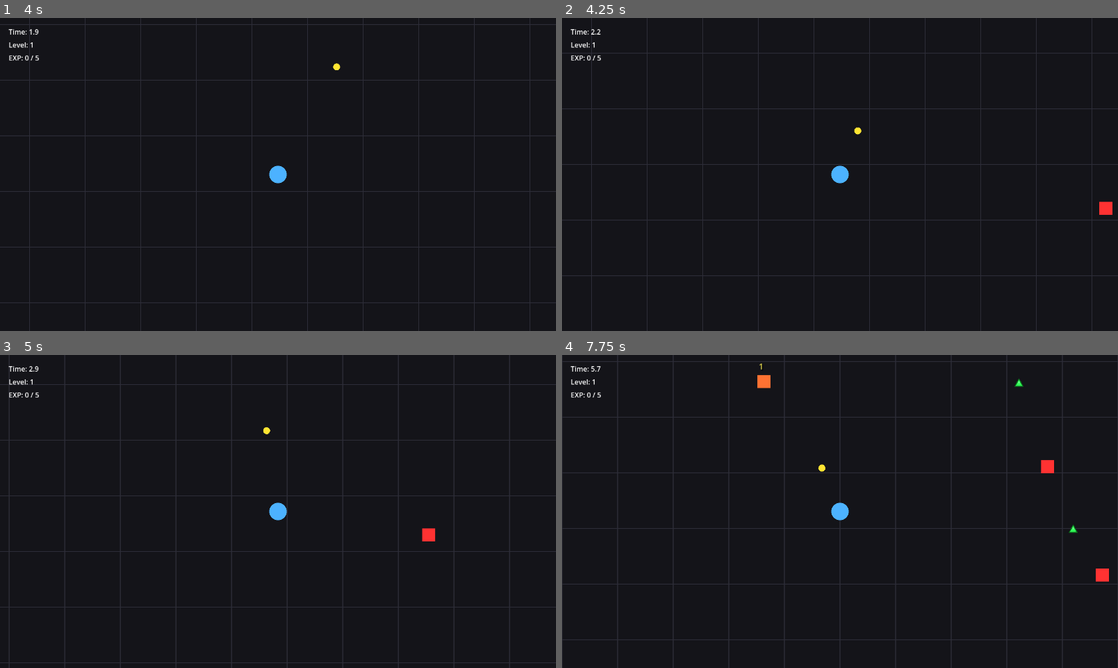
Above: before the commit, frames 1-4 (two rows, left to right).
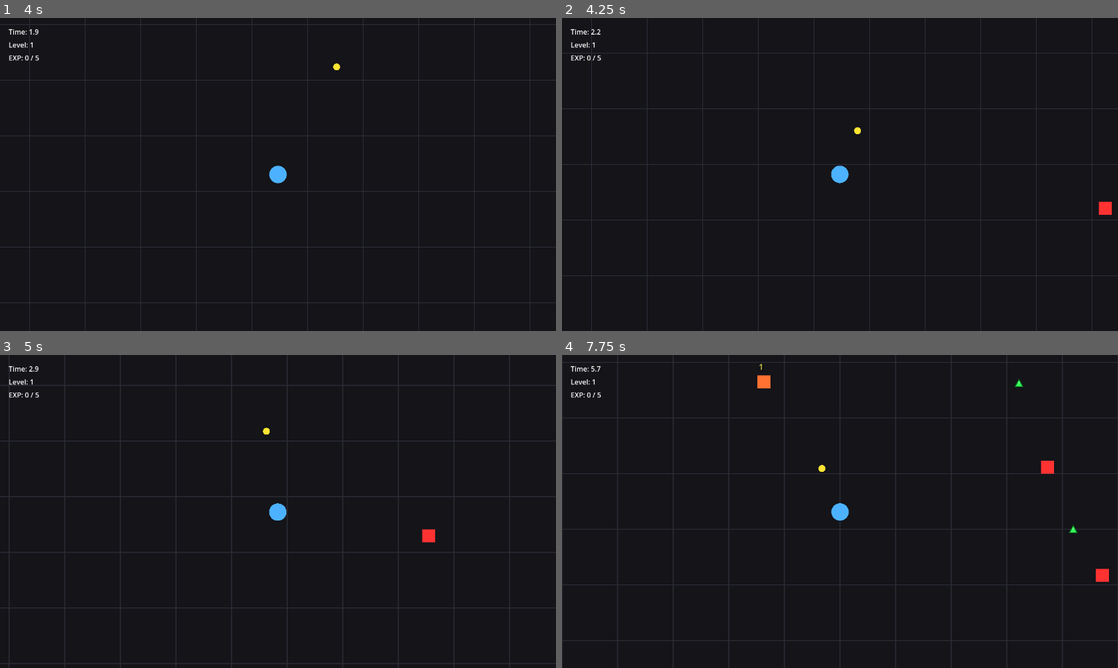
Above: after the commit, the same moments.

Repository: EthanAGi/CircleSurvivor
Game: Godot game, scene res://scenes/main_menu.tscn
The game is run twice, just before and just after one commit, with the same random seed, the same clock (stepped at 60 frames per second) and the same inputs.
Inputs (mouse positions are in pixels of both pictures, inside the frame that each line leads up to):
- Up to frame 1 (4 s): click "Start" at 0.5 s; click "Test Character" at 1.25 s; click "Test Level" at 2 s; tap Enter (ui_accept) at 2.75, 3.02, 3.77 s; move the mouse to (400, 158) at 2.77 s; hold D (move_right) 2.78-3.53 s; move the mouse to (166, 190) at 3.52 s; hold S (move_down) from 3.53 s (still down)
- Up to frame 2 (4.25 s): keep holding S (move_down)
- Up to frame 3 (5 s): move the mouse to (333, 442) at 4.27 s; release S (move_down) at 4.28 s; hold D (move_right) from 4.28 s (still down)
- Up to frame 4 (7.75 s): move the mouse to (812, 574) at 5.02 s; release D (move_right) at 5.03 s; hold W (move_up) 5.03-5.78 s; tap Enter (ui_accept) at 5.27, 6.02, 6.77 s; move the mouse to (1006, 558) at 5.77 s; hold A (move_left) 5.78-7.28 s; move the mouse to (673, 464) at 6.52 s; move the mouse to (867, 511) at 7.27 s; hold S (move_down) from 7.28 s (still down)

Frame 1 is identical in both runs. In frame 2, less than 0.1% of the frame differs, in the area x 48-99%, y 34-63%; in frame 3, 2.6%; in frame 4, 2.7%, in the area x 0-100%, y 2-92%.

Commit message:
Add: Damage Screen Shake

Diff:
--- a/scenes/main.tscn
+++ b/scenes/main.tscn
@@ -3,6 +3,7 @@
 [ext_resource type="Script" uid="uid://dvudxyetgarfa" path="res://scripts/main.gd" id="1_0wfyh"]
 [ext_resource type="PackedScene" uid="uid://b84lyk3gw17kb" path="res://scenes/player.tscn" id="2_sugp2"]
 [ext_resource type="Shader" uid="uid://h0ks6fjdrmfh" path="res://shaders/pause_blur.gdshader" id="3_sugp2"]
+[ext_resource type="Script" uid="uid://vt8j7pfqbr1e" path="res://scripts/camera_shake.gd" id="4_jyhfs"]
 
 [sub_resource type="ShaderMaterial" id="ShaderMaterial_jyhfs"]
 shader = ExtResource("3_sugp2")
@@ -14,6 +15,10 @@
 
 [node name="Player" parent="." unique_id=94823281 instance=ExtResource("2_sugp2")]
 position = Vector2(640, 360)
+
+[node name="Camera2D" type="Camera2D" parent="Player" unique_id=1939556410]
+position = Vector2(-640, -360)
+script = ExtResource("4_jyhfs")
 
 [node name="SpawnTimer" type="Timer" parent="." unique_id=501257312]
 autostart = true
--- /dev/null
+++ b/scripts/camera_shake.gd
@@ -0,0 +1,55 @@
+# res://scripts/camera_shake.gd
+extends Camera2D
+
+var shake_strength: float = 0.0
+var shake_fade: float = 18.0
+
+func _ready() -> void:
+	process_mode = Node.PROCESS_MODE_ALWAYS
+
+	enabled = true
+	make_current()
+
+	position = Vector2.ZERO
+	offset = Vector2.ZERO
+	zoom = Vector2.ONE
+	rotation = 0.0
+
+	limit_enabled = false
+	limit_left = -10000000
+	limit_top = -10000000
+	limit_right = 10000000
+	limit_bottom = 10000000
+
+	drag_horizontal_enabled = false
+	drag_vertical_enabled = false
+	drag_horizontal_offset = 0.0
+	drag_vertical_offset = 0.0
+	drag_left_margin = 0.0
+	drag_top_margin = 0.0
+	drag_right_margin = 0.0
+	drag_bottom_margin = 0.0
+
+	position_smoothing_enabled = false
+	rotation_smoothing_enabled = false
+
+func _process(delta: float) -> void:
+	position = Vector2.ZERO
+
+	if shake_strength > 0.05:
+		offset = Vector2(
+			randf_range(-shake_strength, shake_strength),
+			randf_range(-shake_strength, shake_strength)
+		)
+
+		shake_strength = move_toward(
+			shake_strength,
+			0.0,
+			shake_fade * delta
+		)
+	else:
+		shake_strength = 0.0
+		offset = Vector2.ZERO
+
+func shake(amount: float) -> void:
+	shake_strength = max(shake_strength, amount)
--- a/scripts/main.gd
+++ b/scripts/main.gd
@@ -18,7 +18,6 @@
 	"UI/UIRoot/LevelUpPanel/VBoxContainer/SkipButton"
 ]) as Button
 
-# Pause menu nodes
 @onready var pause_menu: Control = _find_first_existing_node([
 	"UI/UIRoot/PauseLayer/PauseMenu"
 ]) as Control
@@ -86,6 +85,13 @@
 const ENEMY_DAMAGE_NUMBER_COLOR: Color = Color(1.0, 0.95, 0.35)
 const PLAYER_DAMAGE_NUMBER_COLOR: Color = Color(0.45, 0.95, 1.0)
 
+const ENEMY_HIT_SCREEN_SHAKE: float = 4.0
+const PLAYER_HIT_SCREEN_SHAKE: float = 10.0
+const SCREEN_SHAKE_FADE_SPEED: float = 18.0
+
+var screen_shake_camera: Camera2D = null
+var screen_shake_strength: float = 0.0
+
 var bullet_level: int = 1
 var orbit_ball_level: int = 0
 var lightning_level: int = 0
@@ -224,6 +230,8 @@
 	get_viewport().set_input_as_handled()
 
 func _process(delta: float) -> void:
+	_update_screen_shake(delta)
+
 	if game_over:
 		queue_redraw()
 		return
@@ -284,11 +292,62 @@
 		y += GRID_SIZE
 
 func _setup_camera() -> void:
-	var camera: Camera2D = Camera2D.new()
-	camera.enabled = true
-	camera.position = Vector2.ZERO
-	camera.process_mode = Node.PROCESS_MODE_PAUSABLE
-	player.add_child(camera)
+	var player_camera: Camera2D = player.get_node_or_null("Camera2D") as Camera2D
+
+	if player_camera == null:
+		player_camera = Camera2D.new()
+		player_camera.name = "Camera2D"
+		player.add_child(player_camera)
+
+	screen_shake_camera = player_camera
+
+	var old_root_camera: Camera2D = get_node_or_null("Camera2D") as Camera2D
+	if old_root_camera != null and old_root_camera != screen_shake_camera:
+		old_root_camera.enabled = false
+		old_root_camera.queue_free()
+
+	screen_shake_camera.enabled = true
+	screen_shake_camera.make_current()
+
+	screen_shake_camera.position = Vector2.ZERO
+	screen_shake_camera.global_position = player.global_position
+	screen_shake_camera.offset = Vector2.ZERO
+	screen_shake_camera.zoom = Vector2.ONE
+	screen_shake_camera.rotation = 0.0
+	screen_shake_camera.process_mode = Node.PROCESS_MODE_ALWAYS
+
+	screen_shake_camera.set("anchor_mode", Camera2D.ANCHOR_MODE_DRAG_CENTER)
+
+	screen_shake_camera.set("limit_enabled", false)
+	screen_shake_camera.limit_left = -10000000
+	screen_shake_camera.limit_top = -10000000
+	screen_shake_camera.limit_right = 10000000
+	screen_shake_camera.limit_bottom = 10000000
+
+	screen_shake_camera.drag_horizontal_enabled = false
+	screen_shake_camera.drag_vertical_enabled = false
+	screen_shake_camera.drag_horizontal_offset = 0.0
+	screen_shake_camera.drag_vertical_offset = 0.0
+	screen_shake_camera.drag_left_margin = 0.0
+	screen_shake_camera.drag_top_margin = 0.0
+	screen_shake_camera.drag_right_margin = 0.0
+	screen_shake_camera.drag_bottom_margin = 0.0
+
+	screen_shake_camera.position_smoothing_enabled = false
+	screen_shake_camera.rotation_smoothing_enabled = false
+
+func _shake_screen(amount: float) -> void:
+	if screen_shake_camera == null:
+		return
+
+	if screen_shake_camera.has_method("shake"):
+		screen_shake_camera.shake(amount)
+
+func _update_screen_shake(_delta: float) -> void:
+	if screen_shake_camera == null:
+		return
+
+	screen_shake_camera.position = Vector2.ZERO
 
 func _setup_level_up_menu_focus() -> void:
 	if level_up_buttons.is_empty():
@@ -569,12 +628,14 @@
 		return
 
 	_spawn_damage_number(damage_position, amount, ENEMY_DAMAGE_NUMBER_COLOR)
+	_shake_screen(ENEMY_HIT_SCREEN_SHAKE)
 
 func _on_player_damaged(damage_position: Vector2, amount: int) -> void:
 	if game_over:
 		return
 
 	_spawn_damage_number(damage_position, amount, PLAYER_DAMAGE_NUMBER_COLOR)
+	_shake_screen(PLAYER_HIT_SCREEN_SHAKE)
 
 func _spawn_damage_number(world_position: Vector2, amount: int, color: Color) -> void:
 	if damage_number_script == null:
Not shown, added: scripts/camera_shake.gd.uid
